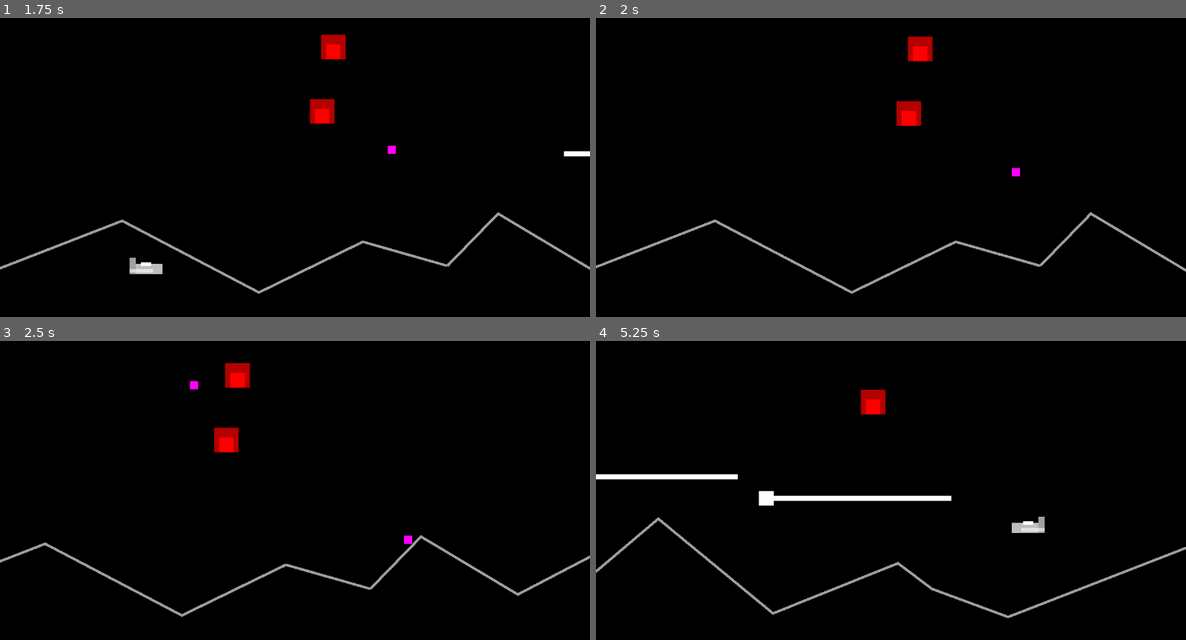
Above: before the commit, frames 1-4 (two rows, left to right).
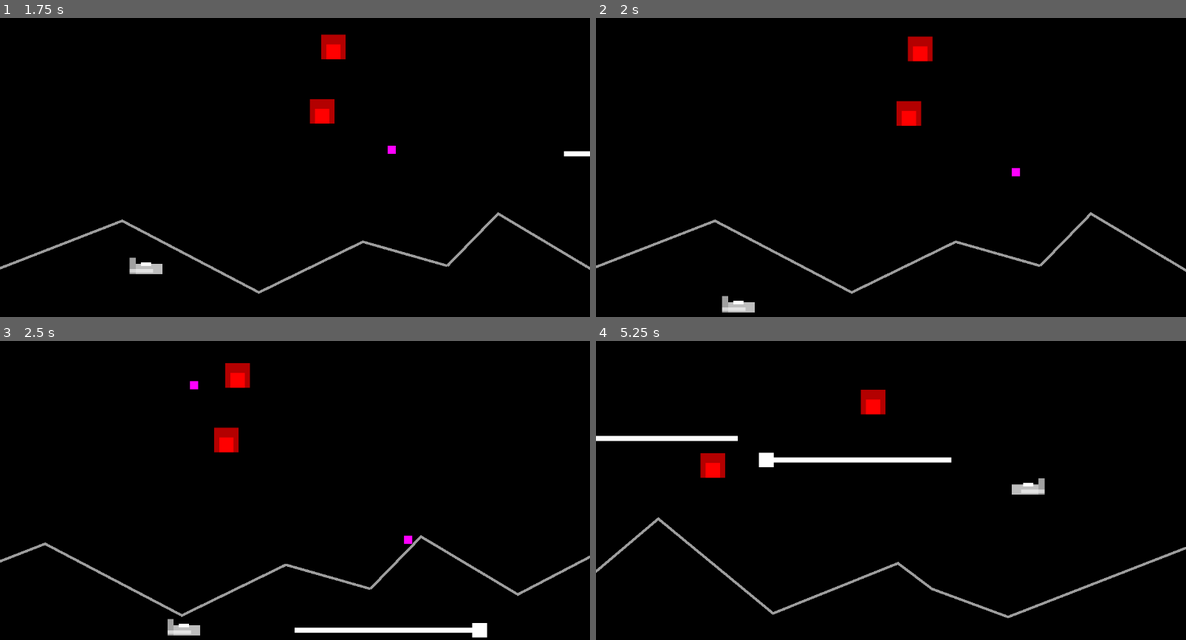
Above: after the commit, the same moments.

Repository: Toxe/godot-defender-clone
Game: Godot game, scene res://scenes/levels/main.tscn
Two runs of this game, one before a commit and one after it. Both use one fixed random seed, a clock stepped at 60 frames per second and the inputs below.
Inputs:
- Up to frame 1 (1.75 s): hold Right (move_right) 0.53-1.28 s; tap Space (fire) at 0.6, 1.35 s; hold Down (move_down) from 1.28 s (still down)
- Up to frame 2 (2 s): keep holding Down (move_down)
- Up to frame 3 (2.5 s): release Down (move_down) at 2.03 s; hold Right (move_right) from 2.03 s (still down); tap Space (fire) at 2.1 s
- Up to frame 4 (5.25 s): release Right (move_right) at 2.78 s; hold Up (move_up) 2.78-3.53 s; tap Space (fire) every 0.75 s from 2.85 to 5.1 s; hold Left (move_left) 3.53-5.03 s; hold Down (move_down) from 5.03 s (still down)

Frame 1 is identical in both runs. In frame 2, 0.2% of the frame differs, in the area x 21-27%, y 92-99%; in frame 3, 0.9%; in frame 4, 3.1%, in the area x 0-77%, y 31-65%.

Commit message:
Player cannot exit the screen at the top or bottom anymore

Diff:
--- a/G01_Defender/scenes/player/player.gd
+++ b/G01_Defender/scenes/player/player.gd
@@ -15,6 +15,7 @@
     var direction = Input.get_vector("move_left", "move_right", "move_up", "move_down")
     update_horizontal_orientation(direction.x)
     position += direction * speed * delta
+    position.y = clamp(position.y, $CollisionShape2D.shape.size.y + 5, 648 - $CollisionShape2D.shape.size.y - 5)
 
 
 func fire_laser():
